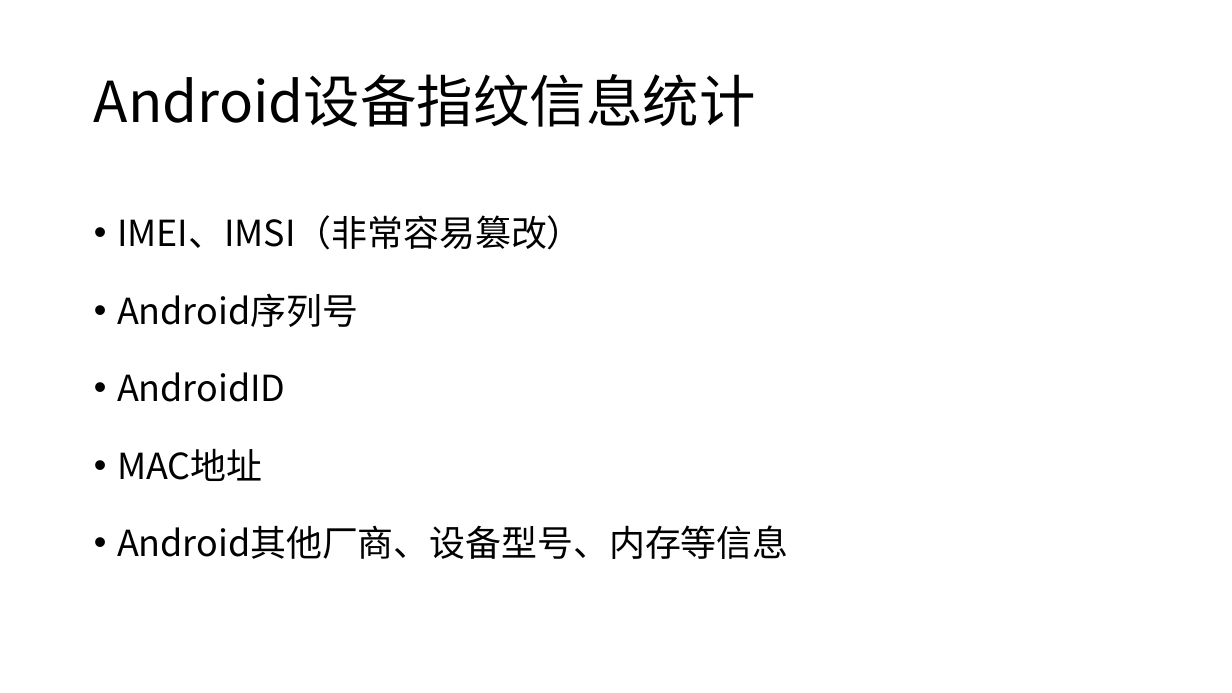
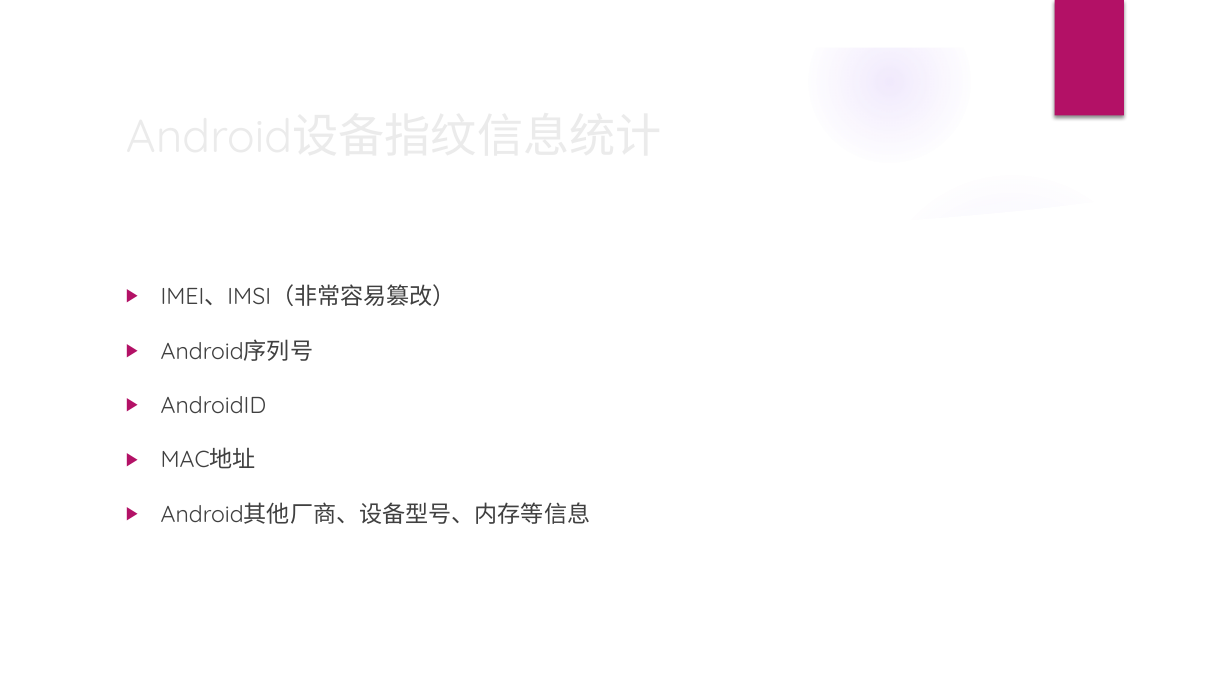
Before and after one commit to happylishang/happylishang.github.io, a slide deck: slide 5 of _posts/Android/严选可信ID项目.pptx. Drawn at 1232x693 pixels with LibreOffice and Linux fonts; fonts in the diff are those of the drawing; background and template pictures are left out. Boxes give left, top, right and bottom in pixels: in the first picture for what was removed or moved away, otherwise in the second. Text is boxed around its words. In the diff, an @@ line names an element or a change of style, - is before the commit and + after.

```diff
--- a/_posts/Android/严选可信ID项目.pptx
+++ b/_posts/Android/严选可信ID项目.pptx
@@ group added at (x1=0, y1=0, x2=1232, y2=693): 3 ellipses, 2 freeform shapes @@
@@ rectangle added at (x1=1055, y1=0, x2=1124, y2=116), fill #B31166 @@
@@ title "Android设备指纹信息统计" moved from (x1=94, y1=74, x2=756, y2=127) to (x1=116, y1=98, x2=1002, y2=169) @@
@@ title "Android设备指纹信息统计" at (x1=116, y1=98, x2=1002, y2=169): size 44 to 36 pt, font Noto Sans CJK SC to Quicksand, text colour #000000 to #EBEBEB; line spacing 0.9 to 1 @@
@@ text "IMEI、IMSI（非常容易篡改）" moved from (x1=117, y1=215, x2=789, y2=559) to (x1=161, y1=284, x2=591, y2=524) @@
@@ text "IMEI、IMSI（非常容易篡改）" at (x1=161, y1=284, x2=591, y2=524): size 28 to 18 pt, font Noto Sans CJK SC to Quicksand, text colour #000000 to #404040; bullet • to ▶ @@
```
Also in this commit, not shown: 11 other slides changed.
